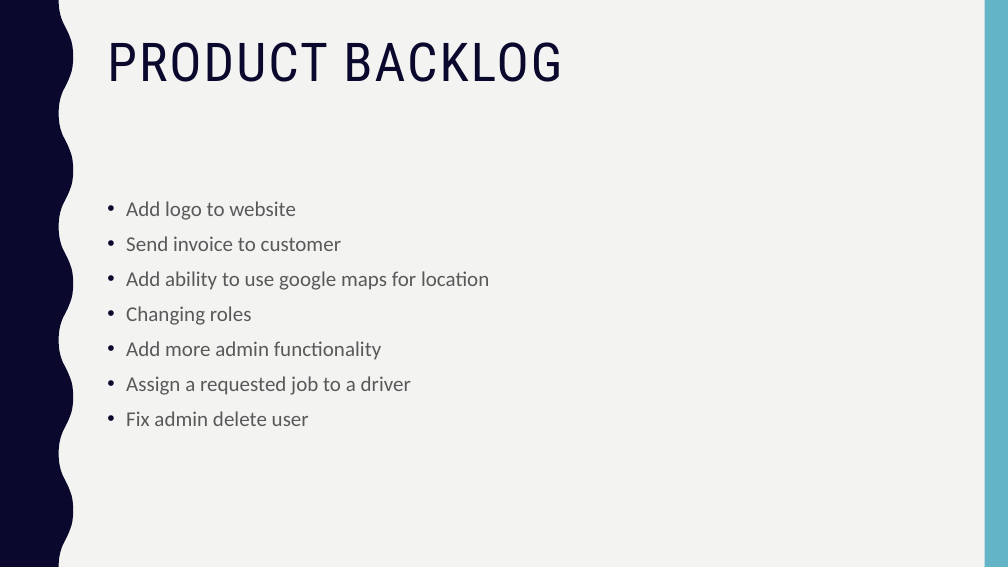
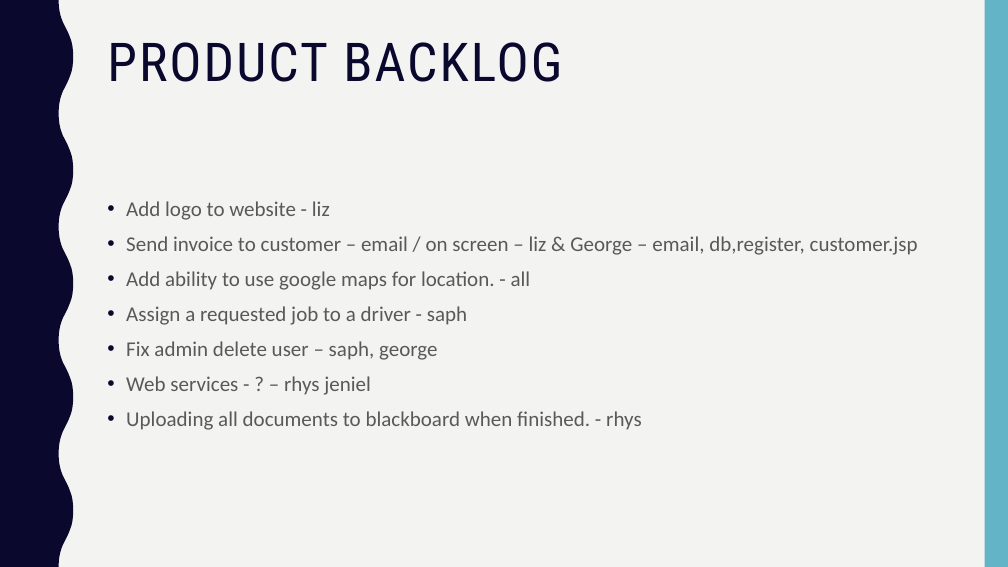
Before and after one commit to george98788/Enterprise-systems-development, a slide deck: slide 9 of Sprint2/Group 10 Sprint_2.pptx. Drawn at 1008x567 pixels with LibreOffice and Linux fonts; fonts in the diff are those of the drawing. Boxes give left, top, right and bottom in pixels: in the first picture for what was removed or moved away, otherwise in the second. Text is boxed around its words. In the diff, an @@ line names an element or a change of style, - is before the commit and + after.

```diff
--- a/Sprint2/Group 10 Sprint_2.pptx
+++ b/Sprint2/Group 10 Sprint_2.pptx
@@ text at bbox=[126, 201, 918, 430]: text changed @@
-• Add logo to website
-• Send invoice to customer
-• Add ability to use google maps for location
-• Changing roles
-• Add more admin functionality
-• Assign a requested job to a driver
-• Fix admin delete user
+• Add logo to website - liz
+• Send invoice to customer – email / on screen – liz & George – email, db,register, customer.jsp
+• Add ability to use google maps for location. - all
+• Assign a requested job to a driver - saph
+• Fix admin delete user – saph, george
+• Web services - ? – rhys jeniel
+• Uploading all documents to blackboard when finished. - rhys
```
